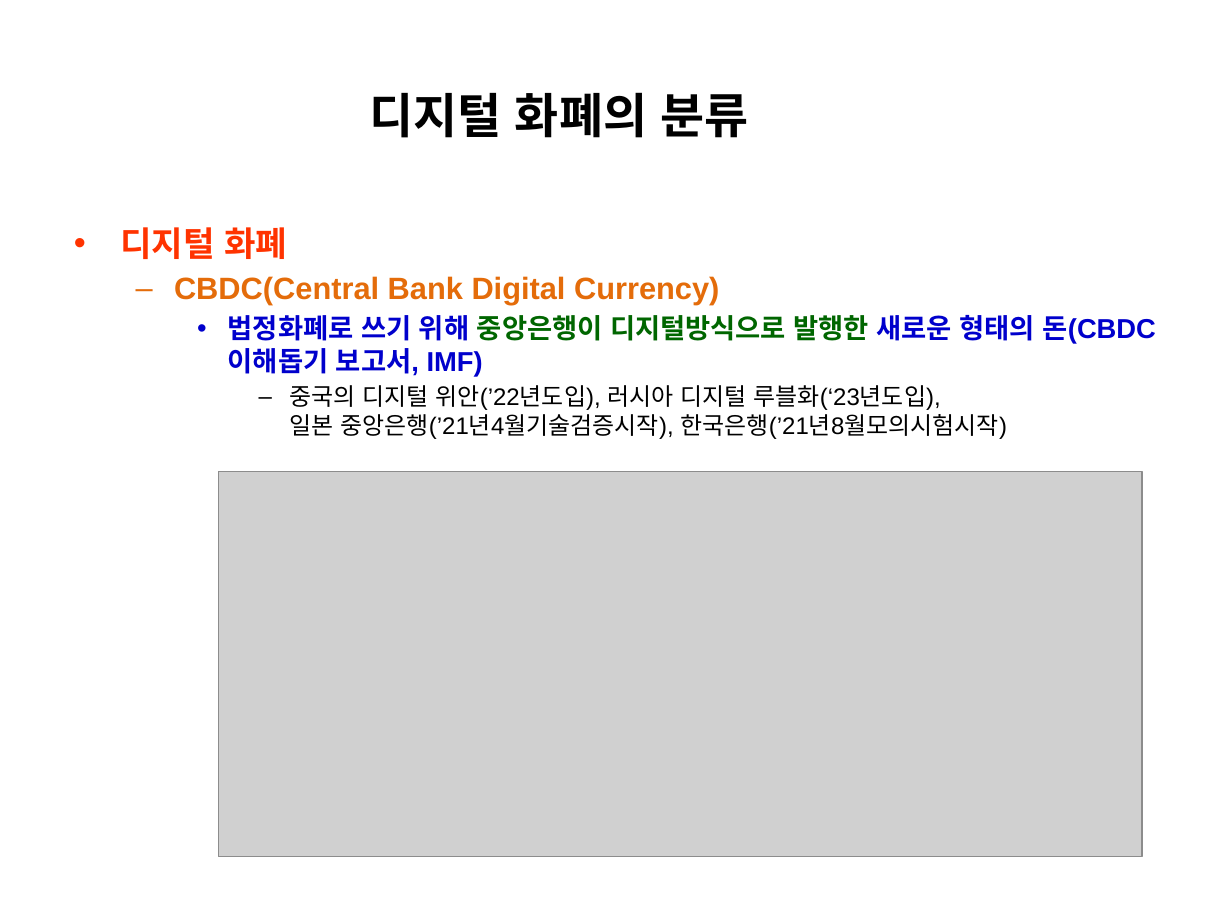
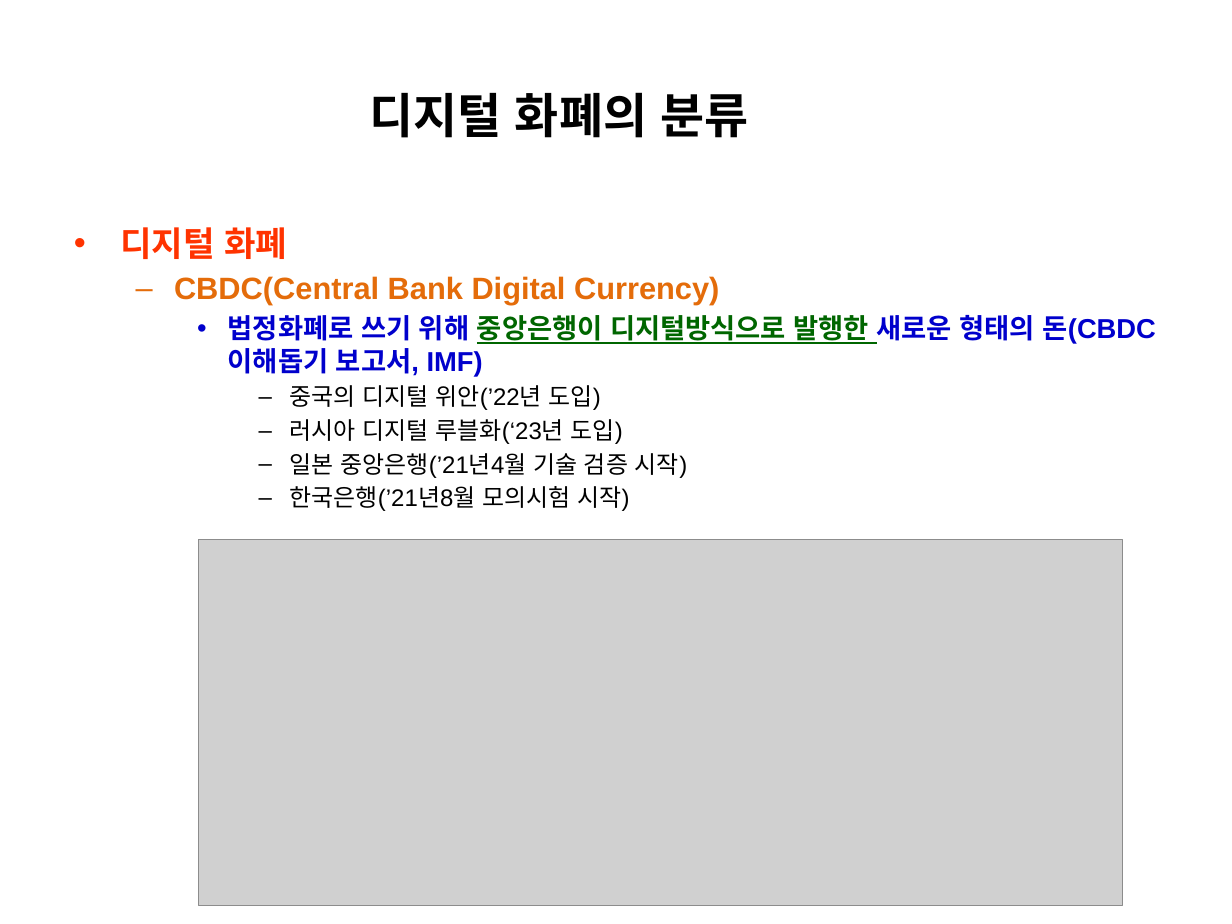
Before and after one commit to park-1927/course, a slide deck: slide 19 of 블록체인/2025-4-디지털 화폐의 분류.pptx (slide 21 before the commit). Drawn at 1232x924 pixels with LibreOffice and Linux fonts; fonts in the diff are those of the drawing; grey boxes stand for pictures. Boxes give left, top, right and bottom in pixels: in the first picture for what was removed or moved away, otherwise in the second. Text is boxed around its words. In the diff, an @@ line names an element or a change of style, - is before the commit and + after.

```diff
--- a/블록체인/2025-4-디지털 화폐의 분류.pptx
+++ b/블록체인/2025-4-디지털 화폐의 분류.pptx
@@ text at (228, 315, 1156, 377): underline on in "중앙은행이 디지털방식으로 발행한" @@
@@ text at (290, 385, 687, 511): text changed @@
-      – 중국의 디지털 위안(’22년도입), 러시아 디지털 루블화(‘23년도입),
-        일본 중앙은행(’21년4월기술검증시작), 한국은행(’21년8월모의시험시작)
+      – 중국의 디지털 위안(’22년 도입)
+      – 러시아 디지털 루블화(‘23년 도입)
+      – 일본 중앙은행(’21년4월 기술 검증 시작)
+      – 한국은행(’21년8월 모의시험 시작)
@@ picture: place and size @@
-picture at (218, 472, 1142, 856)
+picture at (198, 540, 1122, 906)
```
Also in this commit, not shown: 25 other slides changed, 2 slides added, 2 slides removed, 4 other files.
